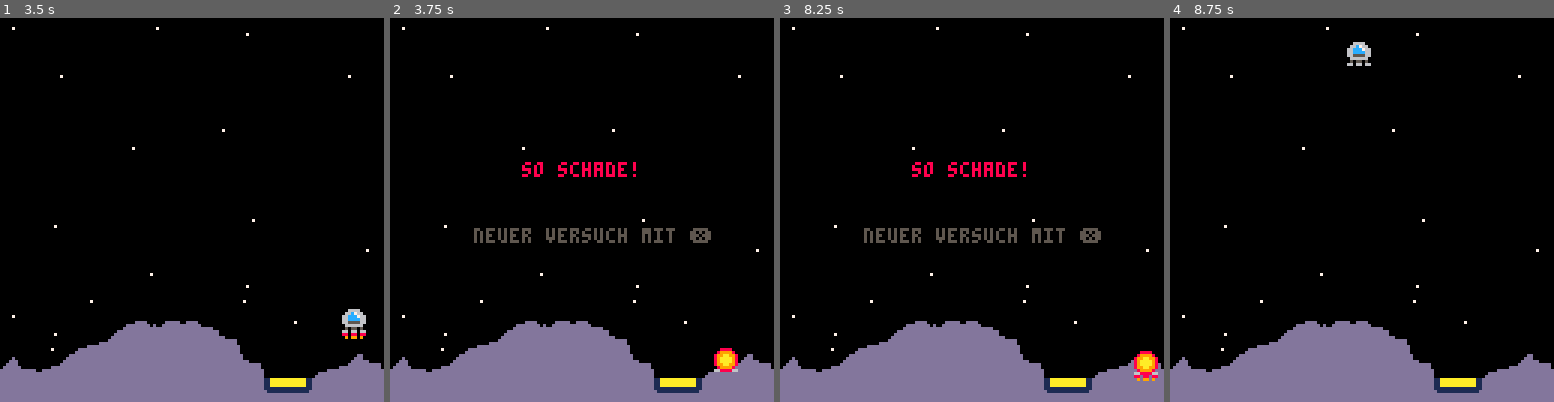
Above: before the commit, frames 1-4 (left to right).
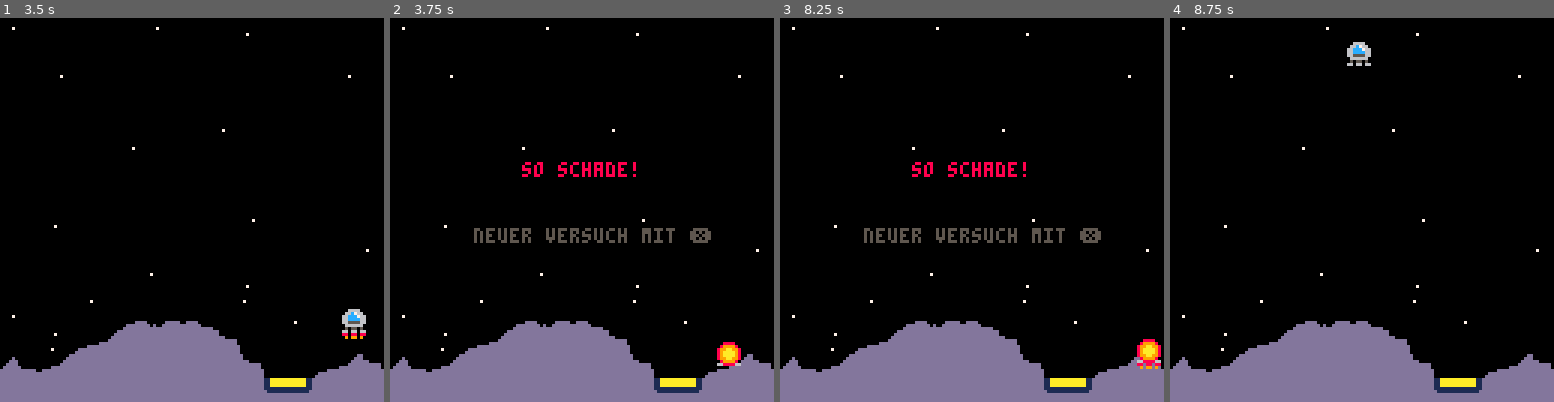
Above: after the commit, the same moments.

Repository: Lyniat/pico-8-mint
Game: PICO-8 cartridge project/lander.p8
Two runs of this game, one before a commit and one after it. Both use one fixed random seed, a clock stepped at 60 frames per second and the inputs below.
Inputs:
- Up to frame 1 (3.5 s): tap X (X key) at 0.33, 1.07, 1.85, 2.97 s; hold Right 1.6-2.1 s; hold Up 2.15-2.42 s; hold Right 2.47-3.03 s; hold Left from 3.08 s (still down)
- Up to frame 2 (3.75 s): release Left at 3.58 s
- Up to frame 3 (8.25 s): hold Right 4.02-4.68 s; tap X (X key) every 1.12 s from 4.08 to 7.43 s; hold Up 4.73-5.03 s; hold Left 5.08-5.68 s; hold Right 6.08-6.58 s; hold Right 6.63-7.13 s; hold Up 7.18-7.45 s; hold Right 7.5-8.07 s; hold Left from 8.12 s (still down)
- Up to frame 4 (8.75 s): tap X (X key) at 8.55 s; release Left at 8.62 s

Frame 1 is identical in both runs. In frame 2, 0.4% of the frame differs, in the area x 84-92%, y 84-93%; in frame 3, 0.6%, in the area x 92-100%, y 83-95%; in frame 4, nothing differs.

Commit message:
Improve collision

Diff:
--- a/project/lander/lander.lua
+++ b/project/lander/lander.lua
@@ -134,19 +134,25 @@
 
  ist_langsam = sp_uy < 1
 
- pixel_links = pget(spieler_links, spieler_unten - 1)
- pixel_rechts = pget(spieler_rechts, spieler_unten - 1)
- if (pixel_links == 10 and pixel_rechts == 10) then
-  if ist_langsam then
+  for i_y = 0, 7 do
+   ground = true
+   for i_x = 0, 7 do
+    pixel = pget(spieler_links + i_x, spieler_unten - i_y)
+    if pixel == 13 then
+     beende_spiel(false)
+    end
+    if i_y == 0 then
+     if pixel != 10 then
+      ground = false
+     end
+    else
+     ground = false
+    end
+  end
+  if ground and ist_langsam then
    beende_spiel(true)
-  else
-   beende_spiel(false)
   end
- end
-
- if (pixel_links == 13 or pixel_links == 1 or pixel_rechts == 13 or pixel_rechts == 1) then
-  beende_spiel(false)
- end
+end
 
  if spieler_unten > 128 then
   beende_spiel(false)
